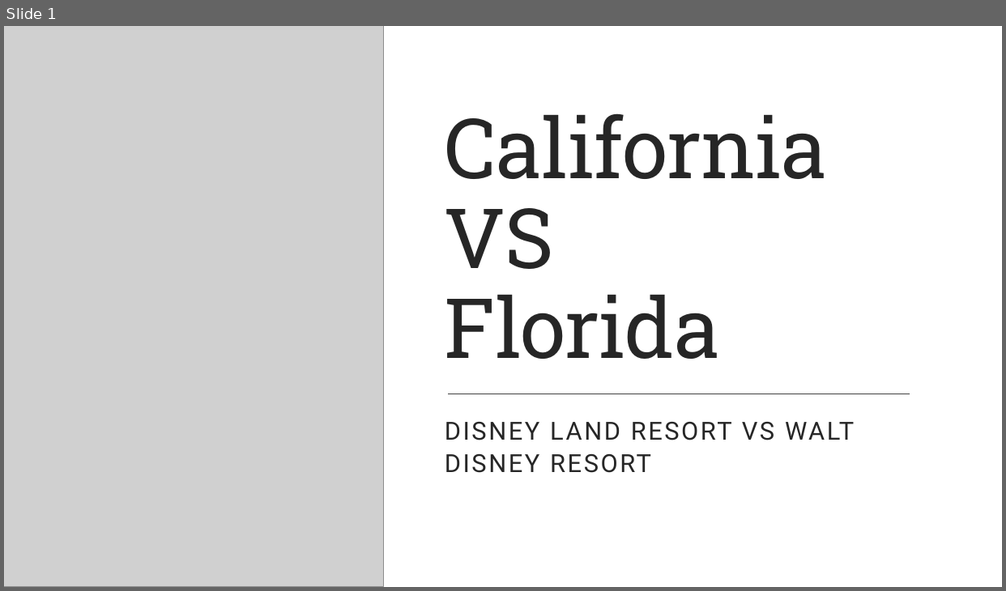
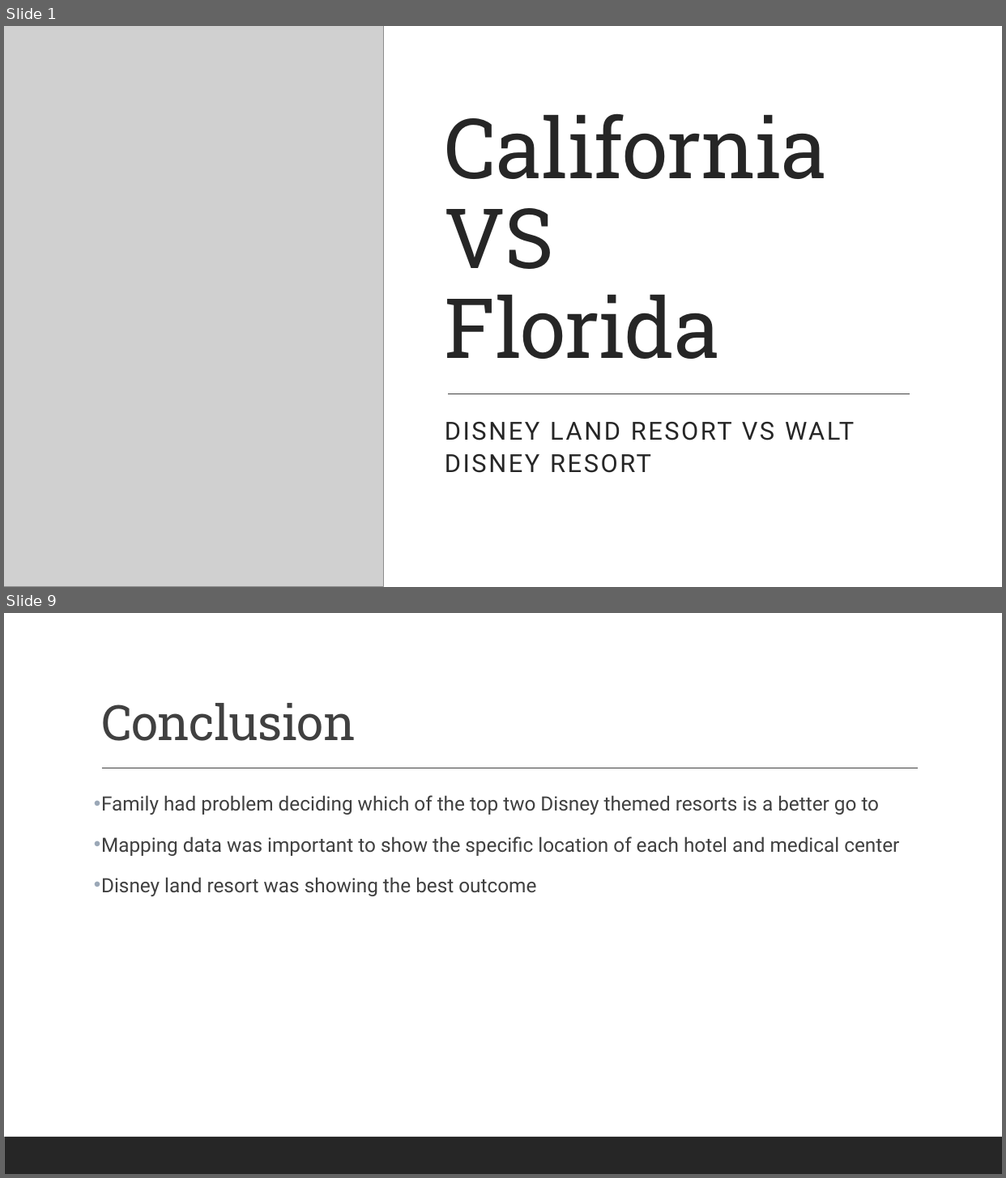
Before and after one commit to NohaGalal04/Coursera_Capstone, a slide deck: California.pptx. Shown one above the other, each under a label of ours: slide 1 before the commit, slides 1 and 9 after it; the slides between them are not shown. The pictures are 1006x591 and 1006x1178 pixels, drawn with LibreOffice and Linux fonts; fonts in the diff are those of the drawing; grey boxes stand for pictures. Boxes give left, top, right and bottom in pixels: in the first picture for what was removed or moved away, otherwise in the second. Text is boxed around its words. In the diff, an @@ line names an element or a change of style, - is before the commit and + after.

```diff
--- a/California.pptx
+++ b/California.pptx
@@ slide 9 added at (4,613,1002,1174), background #FFFFFF; not listed: 1 template element that a slide beside it also shows @@
@@ title added at (101,703,356,741), 47 pt, text #404040 @@
+Conclusion
@@ line added from (102, 769) to (918, 769), #404040 1 pt @@
@@ text added at (101,795,899,897), 19 pt, text #404040 @@
+• Family had problem deciding which of the top two Disney themed resorts is a better go to
+• Mapping data was important to show the specific location of each hotel and medical center
+• Disney land resort was showing the best outcome
```
Also in this commit, not shown: 3 slides changed, 4 other slides added.
